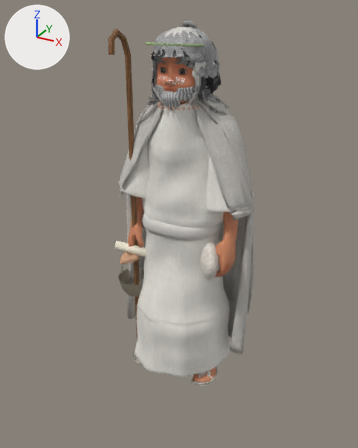
The glTF model public/models/personagem/heroi-masculino.glb, before and after one commit.
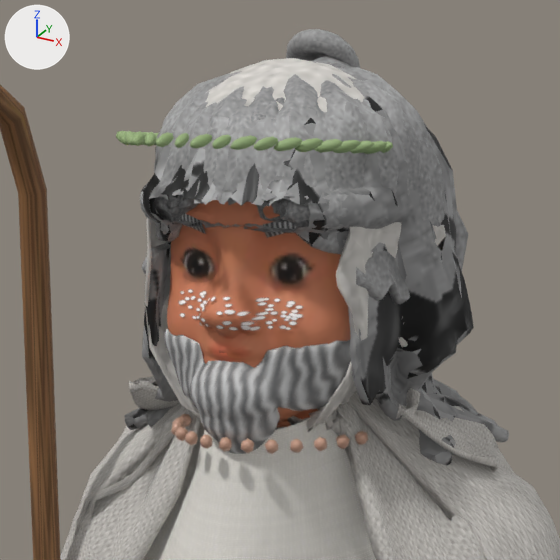
There are two pictures of each version: one whole from a 50 mm camera at (1.088, -2.002, 1.821) aimed at (0.113, -0.23, 0.935), one close up on the part from 34% to 67% of the width and 3% to 30% of the height. Every picture has the same lights, and +X, +Y and +Z are marked at upper left. The last two pictures show the newer version. Where no turn or scale is listed for an object, it has been applied to the vertices. Vertices at exactly the same position are counted once.

The scene before the commit, as lines of its bpy script (objects in view):
```python
me_mesh_12 = bpy.data.meshes.new('Mesh_12')
me_mesh_12.from_pydata(...)  # 5414 vertices, 10839 faces; spans x -0.203..0.184, y -0.128..0.219, z 1.381..1.734
me_mesh_12.materials.append(mat_cabelo_003__cabelo_longo)
me_mesh_20 = bpy.data.meshes.new('Mesh_20')
me_mesh_20.from_pydata(...)  # 506 vertices, 900 faces; spans x -0.104..0.105, y -0.122..0.116, z 1.359..1.422
me_mesh_20.materials.append(mat_contas__colar)  # beige #cba089
me_mesh_22 = bpy.data.meshes.new('Mesh_22')
me_mesh_22.from_pydata(...)  # 1305 vertices, 2594 faces; spans x -0.152..0.488, y -0.815..0.101, z 0.319..1.741
me_mesh_22.materials.append(mat_lenco__lenco)
ob_mesh_12 = bpy.data.objects.new('Mesh_12', me_mesh_12)
ob_mesh_12.location = (0.0, 0.0, 0.0)
ob_mesh_20 = bpy.data.objects.new('Mesh_20', me_mesh_20)
ob_mesh_20.location = (0.0, 0.0, 0.0)
ob_mesh_22 = bpy.data.objects.new('Mesh_22', me_mesh_22)
ob_mesh_22.location = (0.0, 0.0, 0.0)
# also in view: 'Mesh_28' at (0.0, -0.103, 1.532); 'Mesh_0' at (0.001, -0.081, 1.453); 'Mesh_23' at (-0.003, 0.115, 0.9); 'Mesh_34' at (0.005, 0.052, 1.184); 'Mesh_9' at (-0.001, 0.021, 1.61)
```
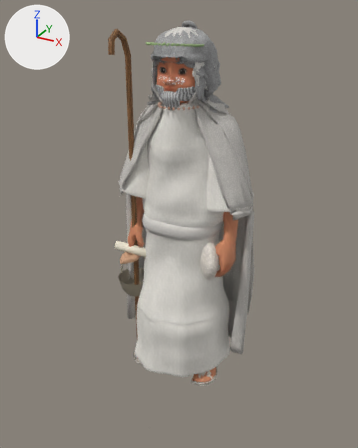
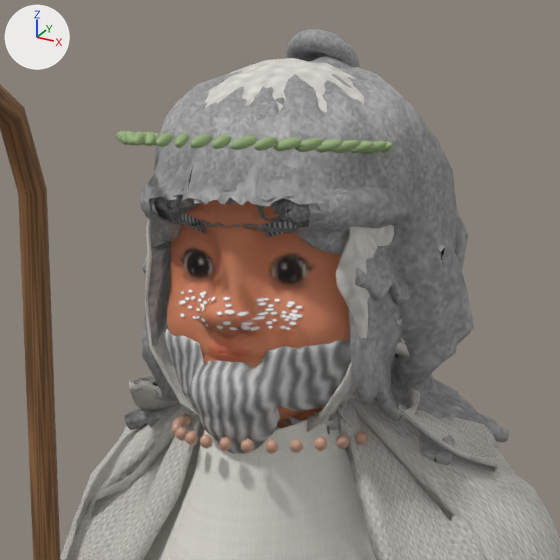
Location of each change, [x1, y1, x2, y2] in pixels of the close-ups (560 x 560 px):
'Mesh_22', reshaped (mostly hidden)
    before: [144, 58, 446, 436]
    after: [145, 58, 445, 434]
part 1 of me_mesh_12, surface changed
    both: [125, 131, 496, 466]

What changed in the scene script:
```text
Change me_mesh_12:
    where me_mesh_12.from_pydata(...)  # 5414 vertices, 10839 faces; spans x -0.203..0.184, y -0.128..0.219, z 1.381..1.734
    used by ob_mesh_12; location = (0.0, 0.0, 0.0)
    me_mesh_12 part 1: 4897 kept faces spanning x -0.203..0.184, y -0.128..0.219, z 1.381..1.732 get new texture (UV) coordinates
Change me_mesh_22:
    used by ob_mesh_22; location = (0.0, 0.0, 0.0)
    remove me_mesh_22.from_pydata(...)  # 1305 vertices, 2594 faces; spans x -0.152..0.488, y -0.815..0.101, z 0.319..1.741
    add me_mesh_22.from_pydata(...)  # 1297 vertices, 2582 faces; spans x -0.151..0.349, y -0.877..0.095, z 0.334..1.741
    me_mesh_22 part 2: 4 vertices moved within x 0.095..0.126, y -0.04..0.005, z 1.475..1.652; 1179 vertices removed from x -0.152..0.153, y -0.084..0.101, z 1.411..1.738; 1177 vertices added at x -0.151..0.153, y -0.085..0.095, z 1.409..1.739
    other edits to the shape of me_mesh_22 do not show in these pictures
```
